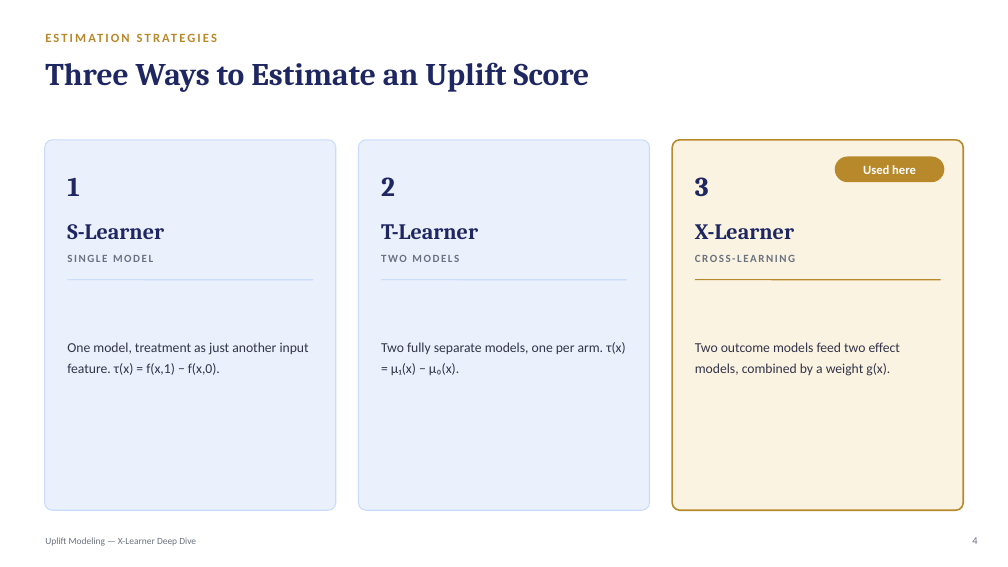
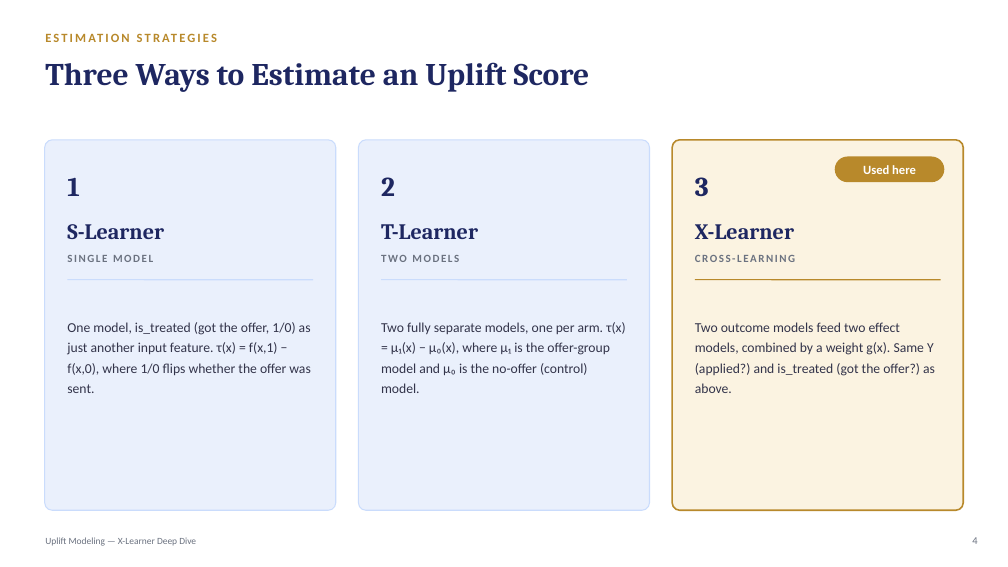
Before and after one commit to crystal1361/uplift-model, a slide deck: slide 4 of uplift_model_deck.pptx. Drawn at 1008x567 pixels with LibreOffice and Linux fonts; fonts in the diff are those of the drawing. Boxes give left, top, right and bottom in pixels: in the first picture for what was removed or moved away, otherwise in the second. Text is boxed around its words. In the diff, an @@ line names an element or a change of style, - is before the commit and + after.

```diff
--- a/uplift_model_deck.pptx
+++ b/uplift_model_deck.pptx
@@ text at (x1=67, y1=322, x2=311, y2=393): text changed @@
-One model, treatment as just another input feature. τ(x) = f(x,1) − f(x,0).
+One model, is_treated (got the offer, 1/0) as just another input feature. τ(x) = f(x,1) − f(x,0), where 1/0 flips whether the offer was sent.
@@ text at (x1=381, y1=322, x2=625, y2=393): text changed @@
-Two fully separate models, one per arm. τ(x) = μ₁(x) − μ₀(x).
+Two fully separate models, one per arm. τ(x) = μ₁(x) − μ₀(x), where μ₁ is the offer-group model and μ₀ is the no-offer (control) model.
@@ text at (x1=695, y1=322, x2=935, y2=393): text changed @@
-Two outcome models feed two effect models, combined by a weight g(x).
+Two outcome models feed two effect models, combined by a weight g(x). Same Y (applied?) and is_treated (got the offer?) as above.
```
Also in this commit, not shown: 5 other slides changed, 1 other file.
